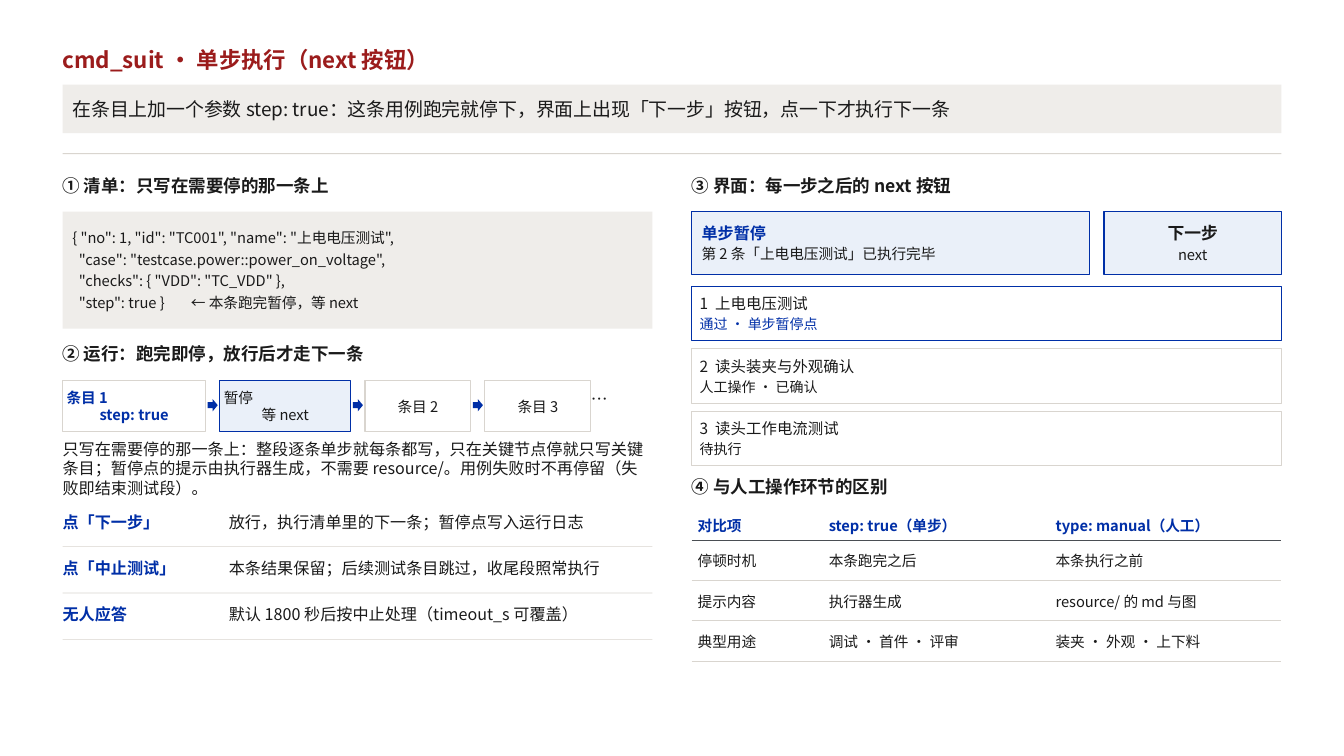
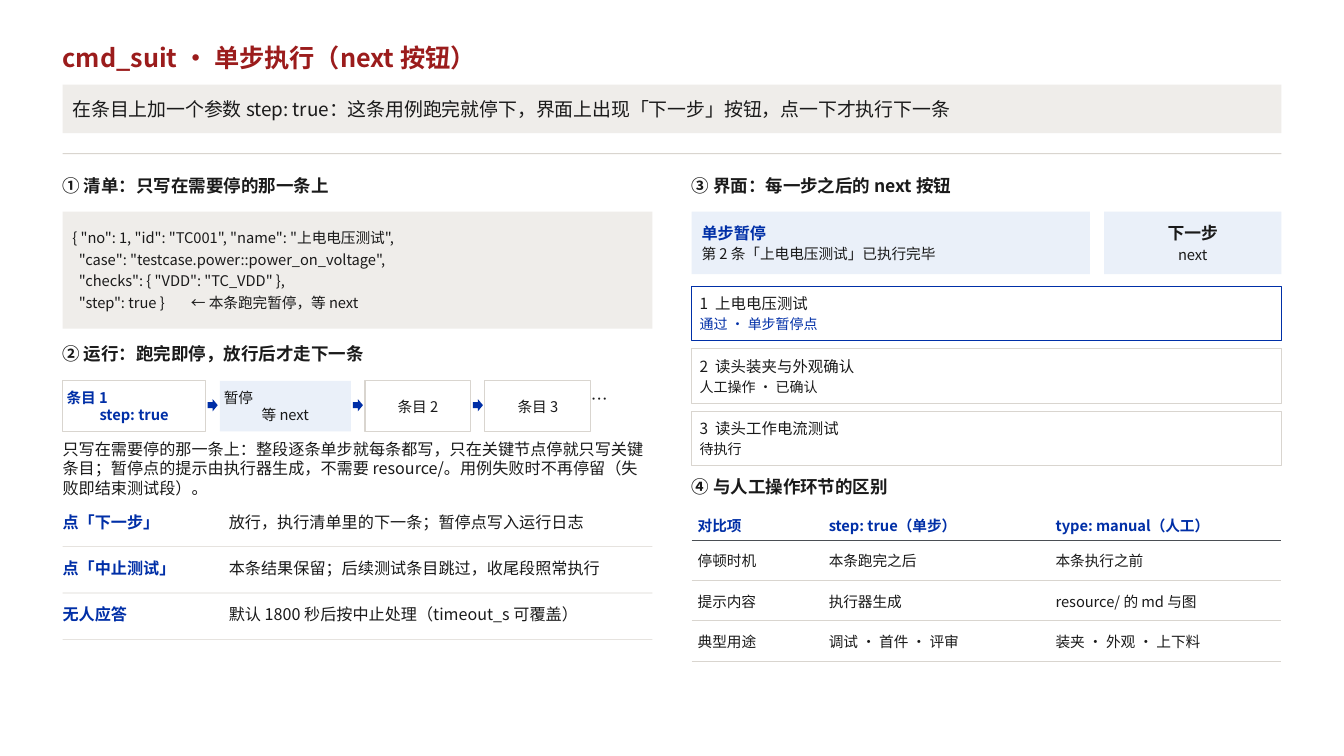
Before and after one commit to KenerlMage/ATEDemo, a slide deck: slide 9 of docs/TPS用例集设计.pptx. Drawn at 1344x756 pixels with LibreOffice and Linux fonts; fonts in the diff are those of the drawing. Boxes give left, top, right and bottom in pixels: in the first picture for what was removed or moved away, otherwise in the second. Text is boxed around its words. In the diff, an @@ line names an element or a change of style, - is before the commit and + after.

```diff
--- a/docs/TPS用例集设计.pptx
+++ b/docs/TPS用例集设计.pptx
@@ text "cmd_suit · 单步执行（next 按钮）" at (x1=63, y1=45, x2=476, y2=71): size 16 to 18 pt @@
@@ outline #002FA7 0.75 pt to none in 3 elements at (x1=220, y1=381, x2=351, y2=432), (x1=692, y1=212, x2=1090, y2=274), (x1=1104, y1=212, x2=1281, y2=274) @@
```
Also in this commit, not shown: 9 other slides changed.
